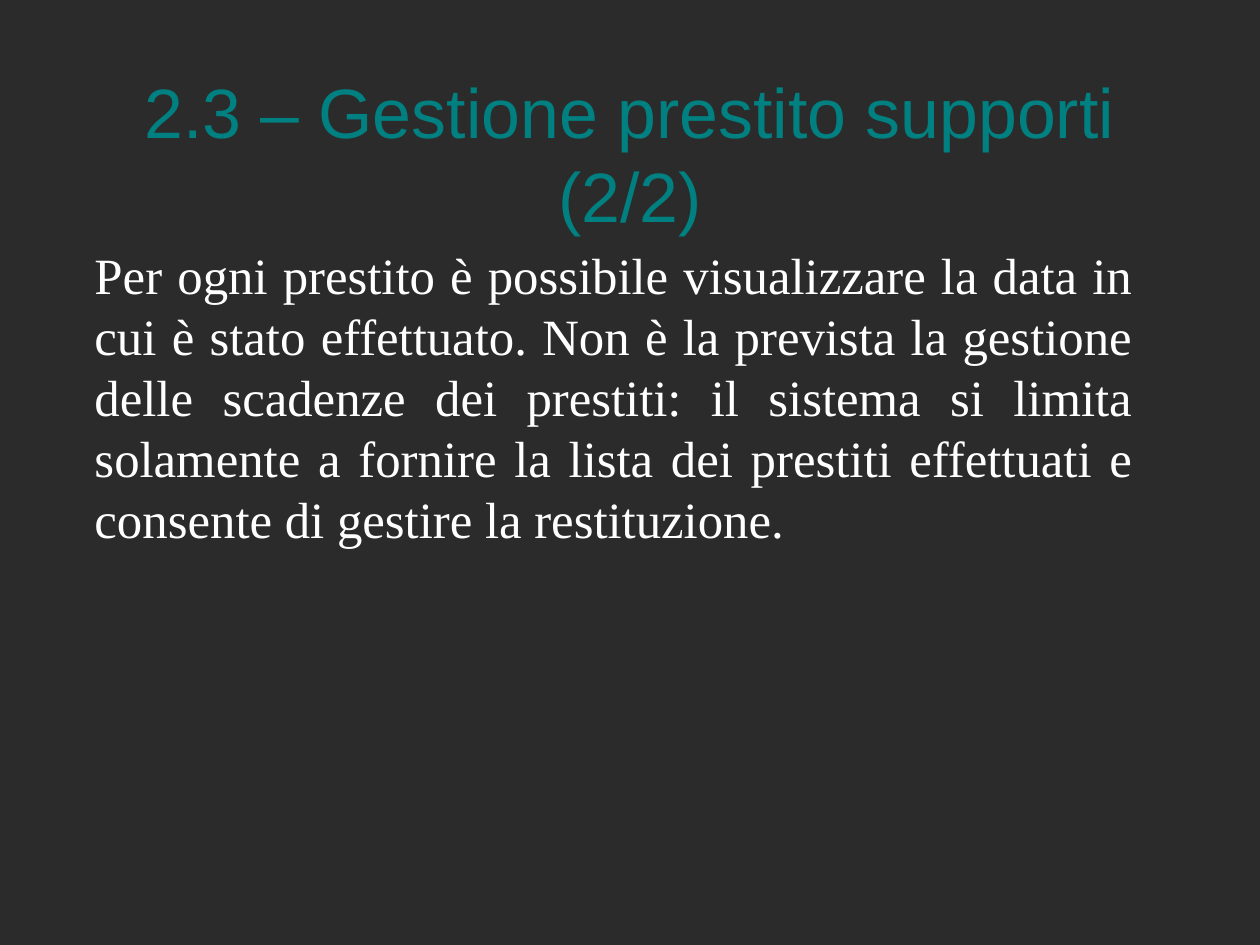
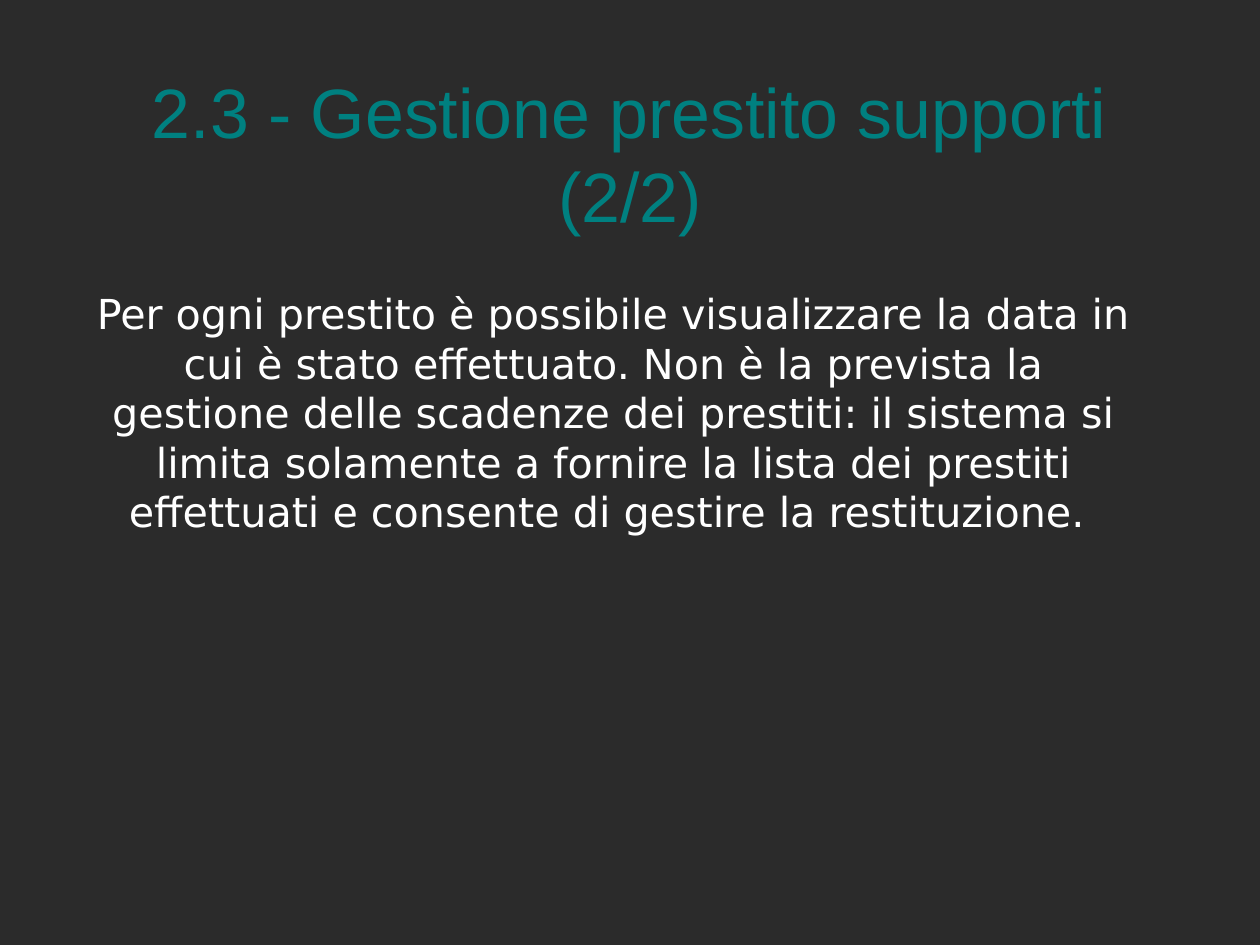
Before and after one commit to Muffo/medialog, a slide deck: slide 12 of presentazione MediaLog.odp. Drawn at 1260x945 pixels with LibreOffice and Linux fonts; fonts in the diff are those of the drawing; background and template pictures are left out; a plain dark background stands for a picture behind light text. Boxes give left, top, right and bottom in pixels: in the first picture for what was removed or moved away, otherwise in the second. Text is boxed around its words. In the diff, an @@ line names an element or a change of style, - is before the commit and + after.

```diff
--- a/presentazione MediaLog.odp
+++ b/presentazione MediaLog.odp
@@ title at [152,87,1106,235]: text changed @@
-2.3 – Gestione prestito supporti (2/2)
+2.3 - Gestione prestito supporti (2/2)
@@ text "Per ogni prestito è possibile ...": place and size @@
-text "Per ogni prestito è possibile ..." at [94,258,1132,548]
+text "Per ogni prestito è possibile ..." at [97,296,1130,536]
@@ text "Per ogni prestito è possibile ..." at [97,296,1130,536]: size 32 to 26 pt, font Times New Roman to DejaVu Sans; alignment justified to centre @@
```
Also in this commit, not shown: 17 other slides changed, 22 slides added, 2 slides removed, 13 other files.
